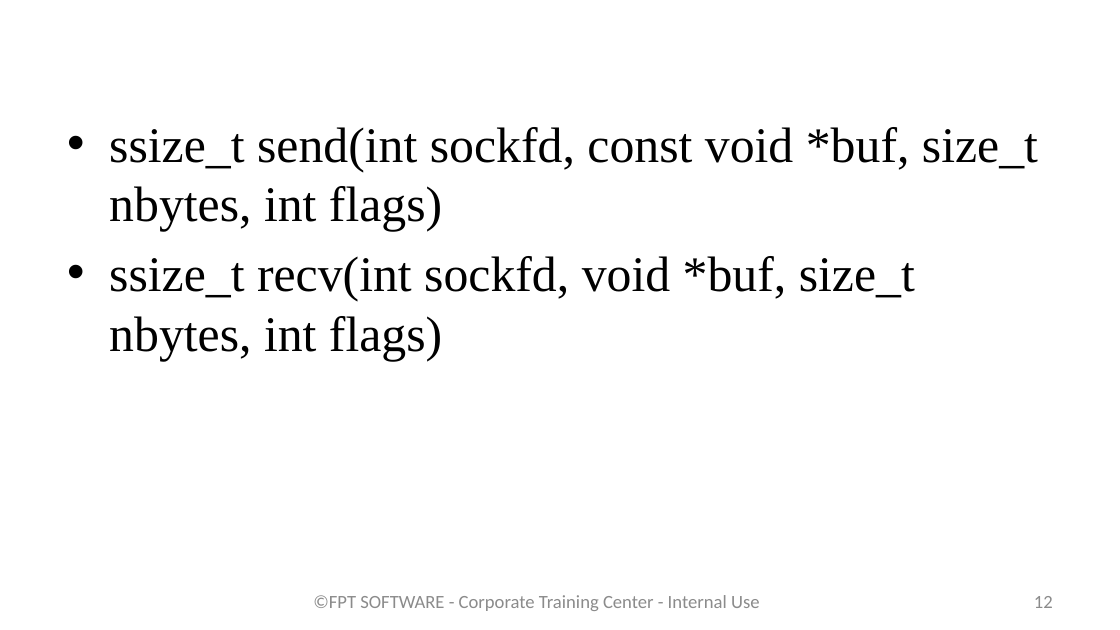
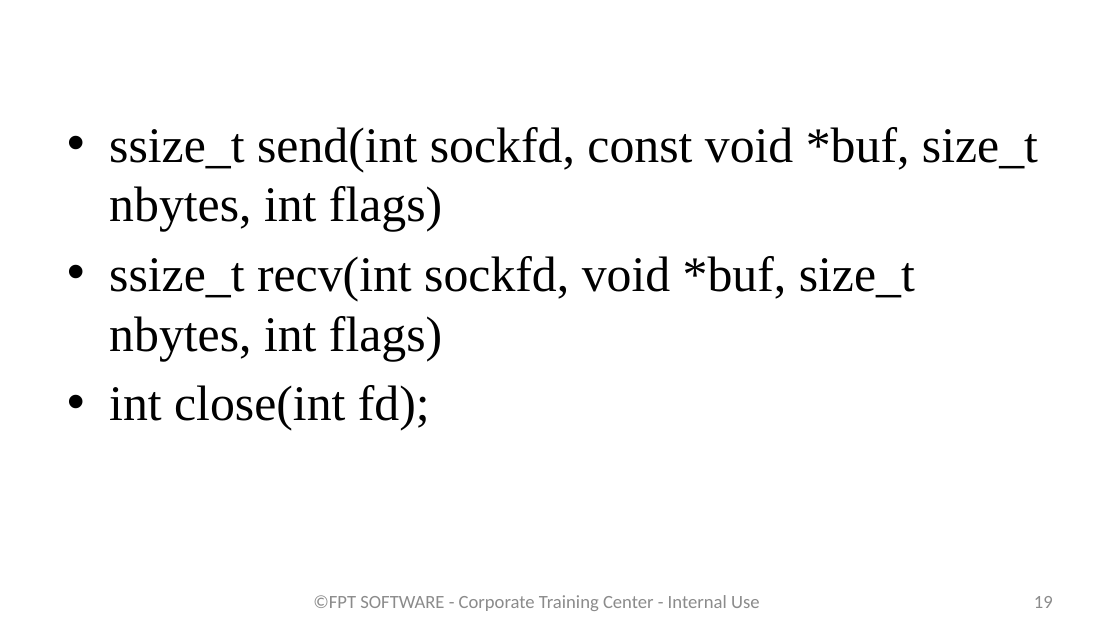
Before and after one commit to phuthodien/training_linux_embedded_v2, a slide deck: slide 19 of Bai 9/Lập trình với socket.pptx (slide 12 before the commit). Drawn at 1120x630 pixels with LibreOffice and Linux fonts; fonts in the diff are those of the drawing; background and template pictures are left out. Boxes give left, top, right and bottom in pixels: in the first picture for what was removed or moved away, otherwise in the second. Text is boxed around its words. In the diff, an @@ line names an element or a change of style, - is before the commit and + after.

```diff
--- a/Bai 9/Lập trình với socket.pptx
+++ b/Bai 9/Lập trình với socket.pptx
@@ text at <box>109,385,430,431</box>: paragraph added @@
+• int close(int fd);
@@ page number at <box>1034,596,1053,608</box>: text changed @@
-12
+19
```
Also in this commit, not shown: 2 other slides changed, 7 slides added, 28 other files.
